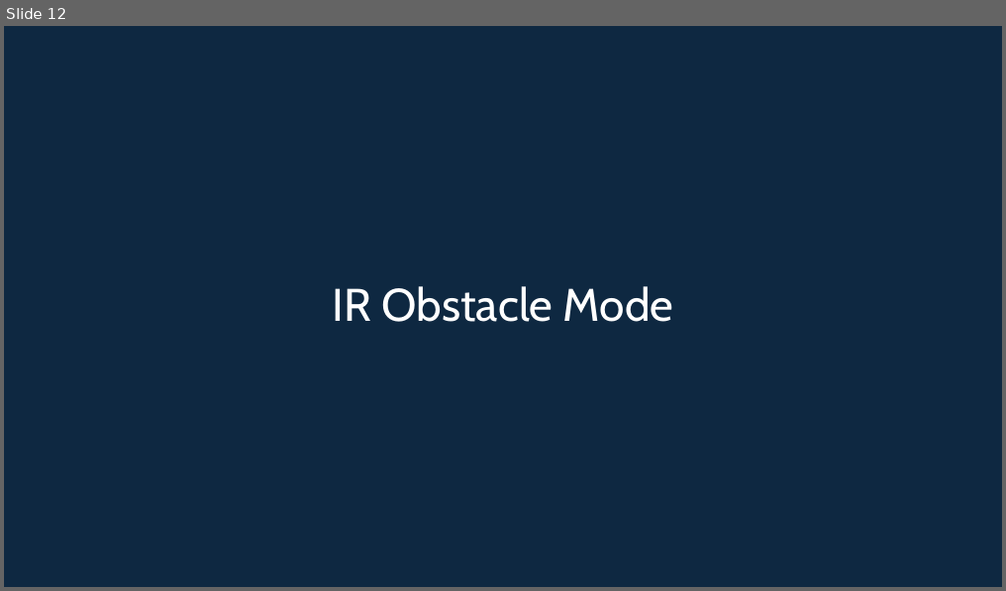
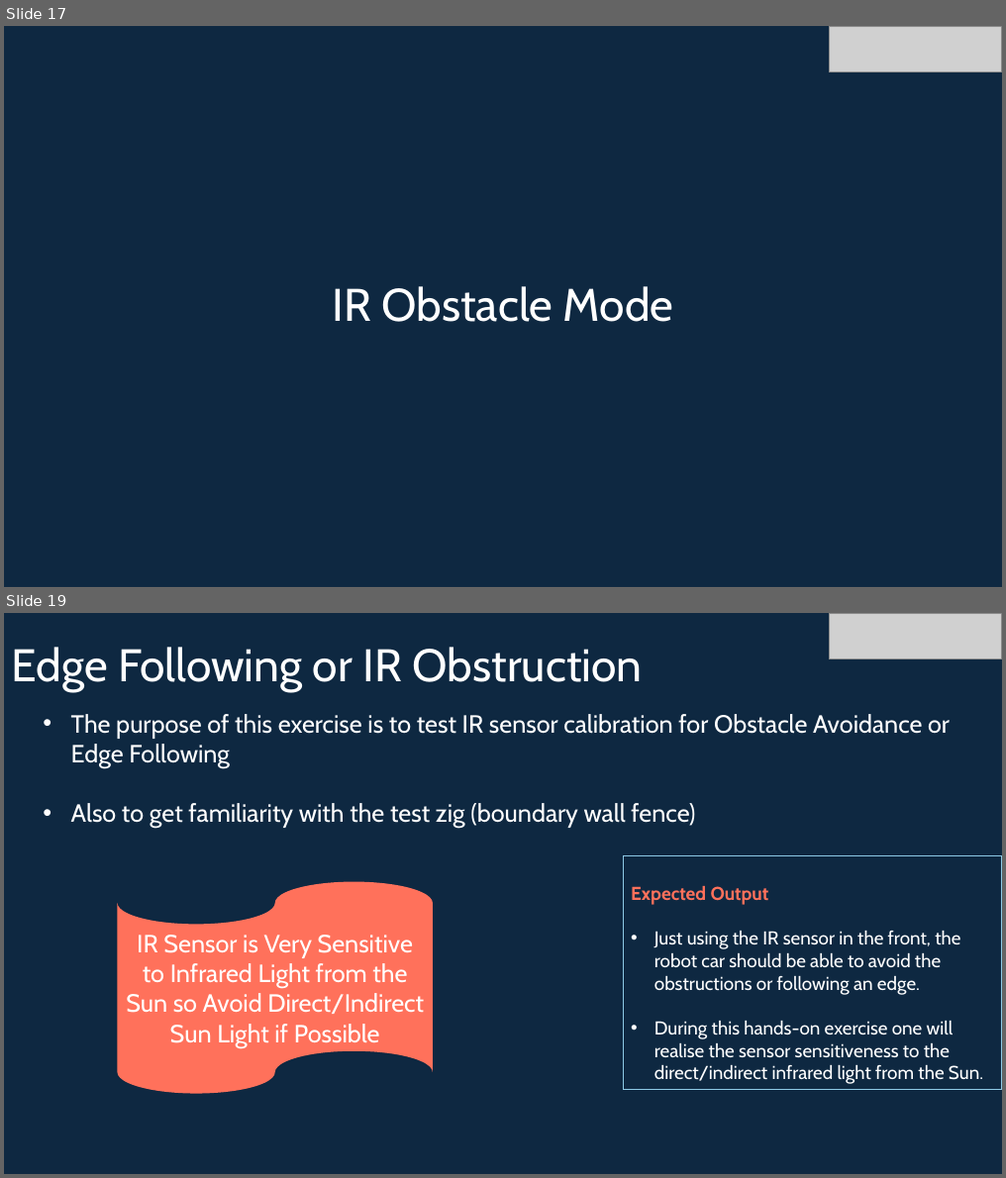
Before and after one commit to info-zas/Training, a slide deck: GPREC/04_Navigational_Robot_Car-1-Sensors/ZASRobotics_Car-1.pptx. Shown one above the other, each under a label of ours: slide 12 before the commit, slides 17 and 19 after it; the slides between them are not shown. The pictures are 1006x591 and 1006x1178 pixels, drawn with LibreOffice and Linux fonts; fonts in the diff are those of the drawing; grey boxes stand for pictures. Boxes give left, top, right and bottom in pixels: in the first picture for what was removed or moved away, otherwise in the second. Text is boxed around its words. In the diff, an @@ line names an element or a change of style, - is before the commit and + after.

```diff
--- a/GPREC/04_Navigational_Robot_Car-1-Sensors/ZASRobotics_Car-1.pptx
+++ b/GPREC/04_Navigational_Robot_Car-1-Sensors/ZASRobotics_Car-1.pptx
@@ slide 19 added at [4, 613, 1002, 1174], background #0E2841 @@
@@ picture added at [829, 613, 1001, 660] @@
@@ title added at [12, 647, 643, 692], 44 pt, text #FFFFFF @@
+Edge Following or IR Obstruction
@@ text added at [71, 714, 949, 829], 24 pt, text #FFFFFF @@
+• The purpose of this exercise is to test IR sensor calibration for Obstacle Avoidance or Edge Following
+• Also to get familiarity with the test zig (boundary wall fence)
@@ rectangle added at [624, 856, 1001, 1090], outline #8ECAE6 0.75 pt, 18 pt, text #FFFFFF @@
+Expected Output
+• Just using the IR sensor in the front, the robot car should be able to avoid the obstructions or following an edge.
+• During this hands-on exercise one will realise the sensor sensitiveness to the direct/indirect infrared light from the Sun.
@@ flow chart punched tape added at [117, 881, 433, 1093], fill #FF715B, 24 pt, text #FFFFFF @@
+IR Sensor is Very Sensitive to Infrared Light from the Sun so Avoid Direct/Indirect Sun Light if Possible
@@ what was slide 12 is now slide 17 @@
@@ slide 17 changed as well @@
@@ picture added at [829, 26, 1001, 73] @@
```
Also in this commit, not shown: 9 other slides changed, 9 other slides added, 3 slides removed, 5 other files.
